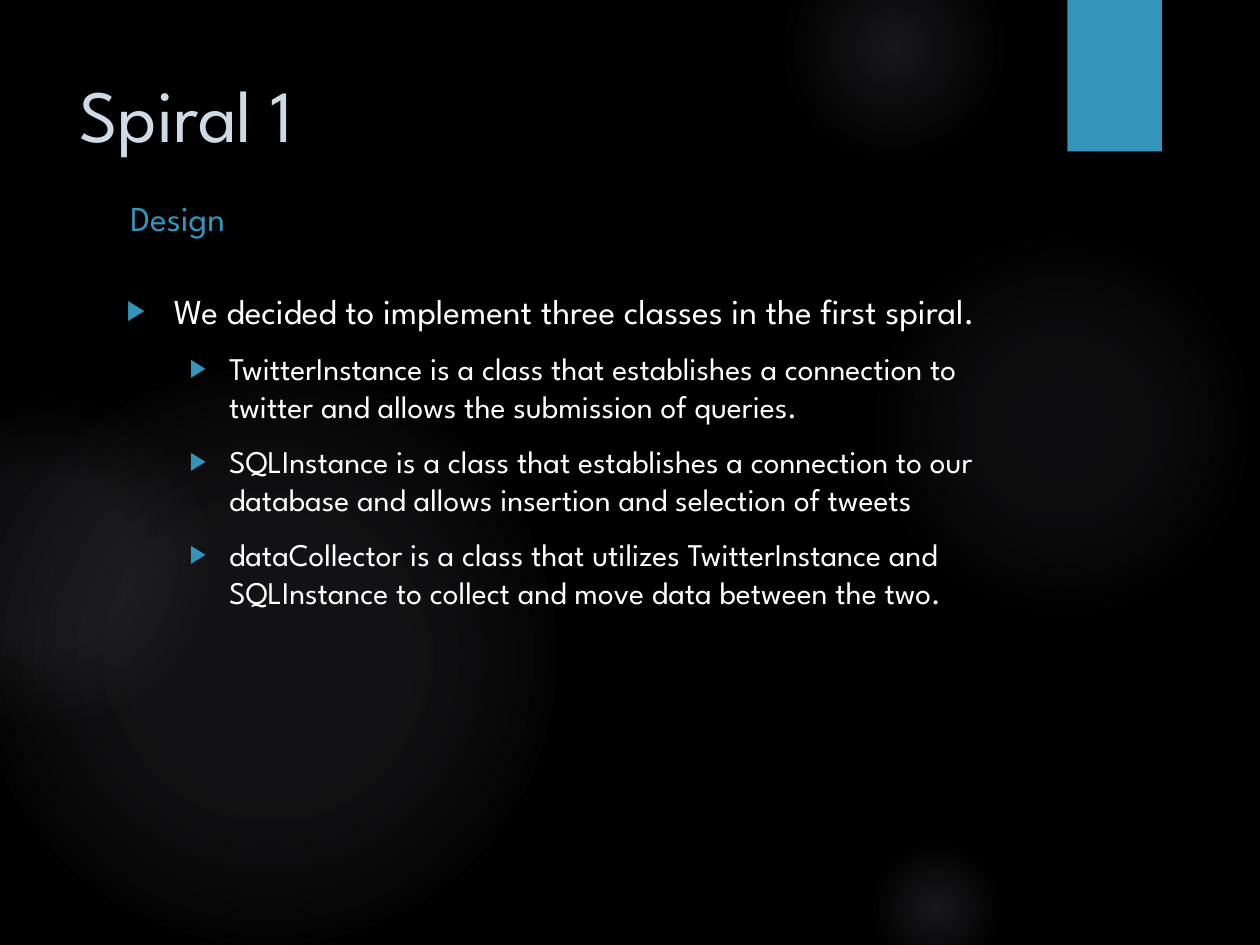
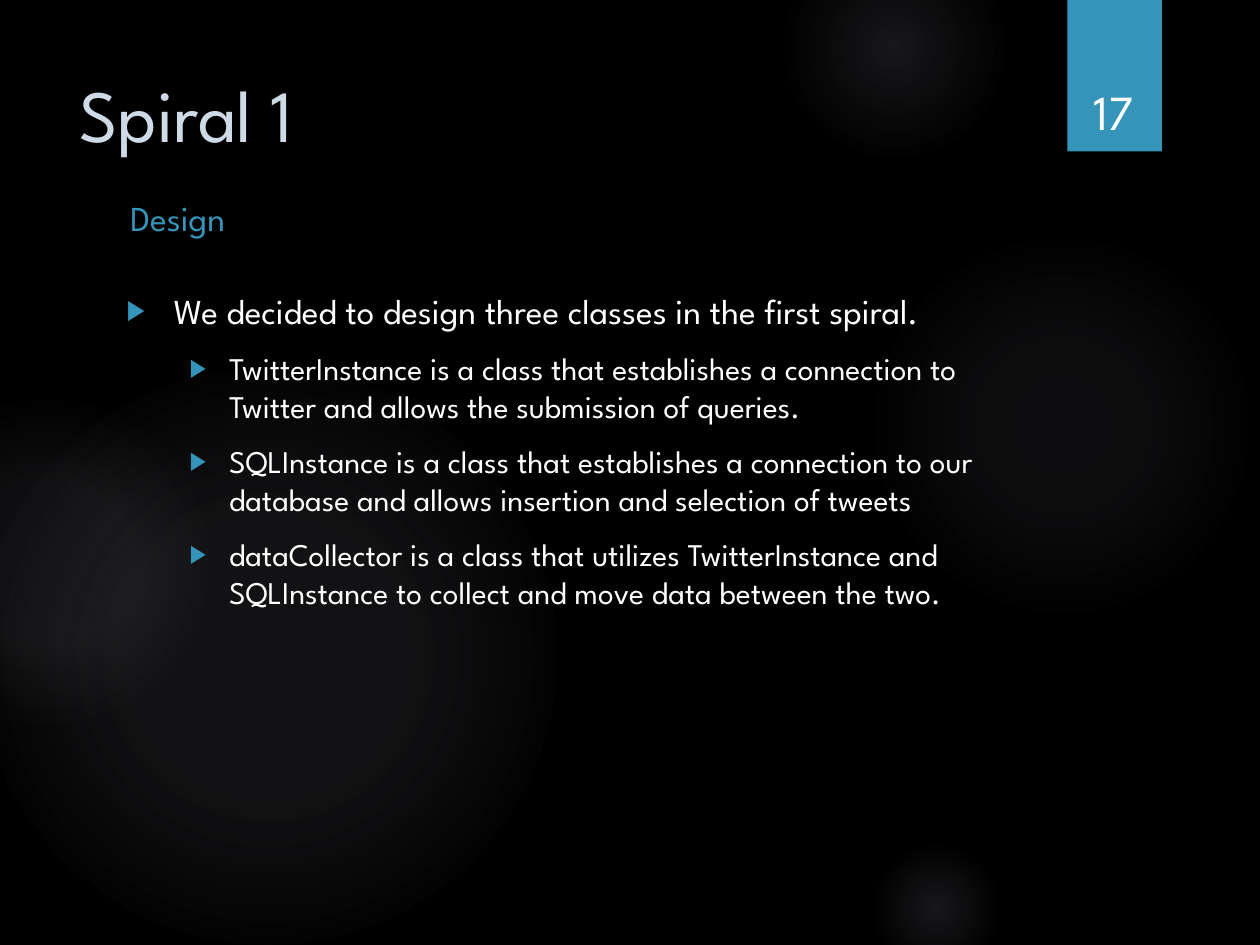
Before and after one commit to exopsRamba/Twitter-Analytics, a slide deck: slide 17 of Software Engineering.pptx (slide 16 before the commit). Drawn at 1260x945 pixels with LibreOffice and Linux fonts; fonts in the diff are those of the drawing; background and template pictures are left out. Boxes give left, top, right and bottom in pixels: in the first picture for what was removed or moved away, otherwise in the second. Text is boxed around its words. In the diff, an @@ line names an element or a change of style, - is before the commit and + after.

```diff
--- a/Software Engineering.pptx
+++ b/Software Engineering.pptx
@@ page number added at (x1=1093, y1=97, x2=1133, y2=130), 28 pt, text #FFFFFF @@
+17
@@ text at (x1=174, y1=299, x2=956, y2=425): text changed @@
-▶ We decided to implement three classes in the first spiral.
-  ▶ TwitterInstance is a class that establishes a connection to twitter and allows the submission of queries.
+▶ We decided to design three classes in the first spiral.
+  ▶ TwitterInstance is a class that establishes a connection to Twitter and allows the submission of queries.
```
Also in this commit, not shown: 26 other slides changed, 1 slide added.
